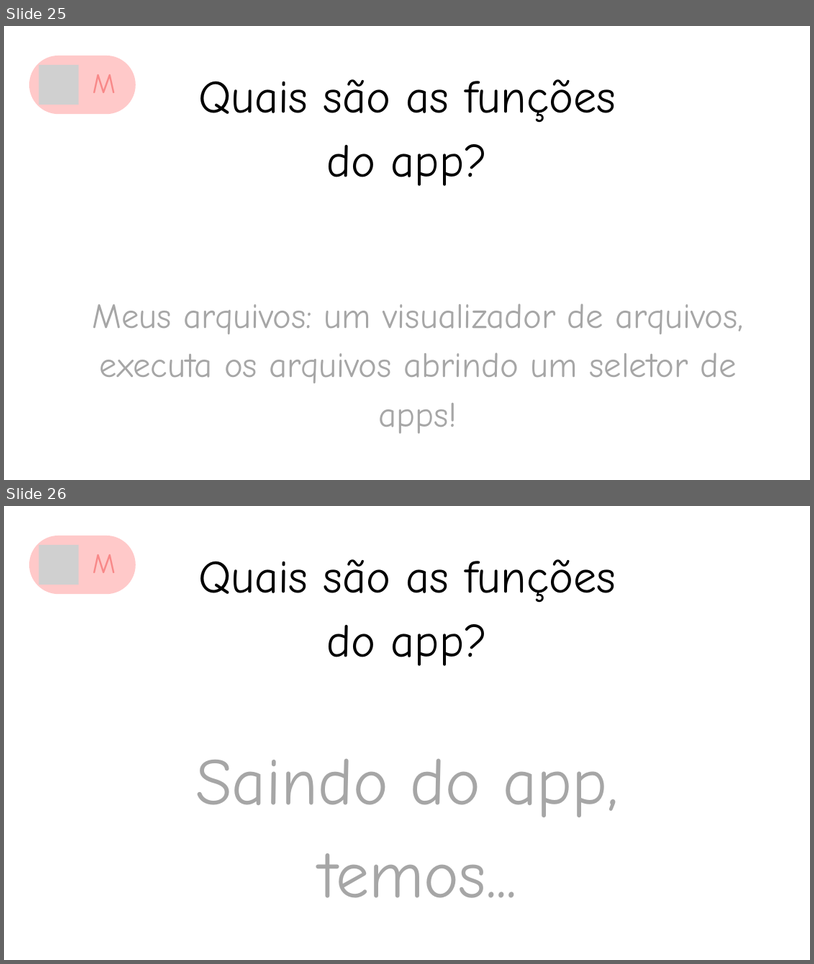
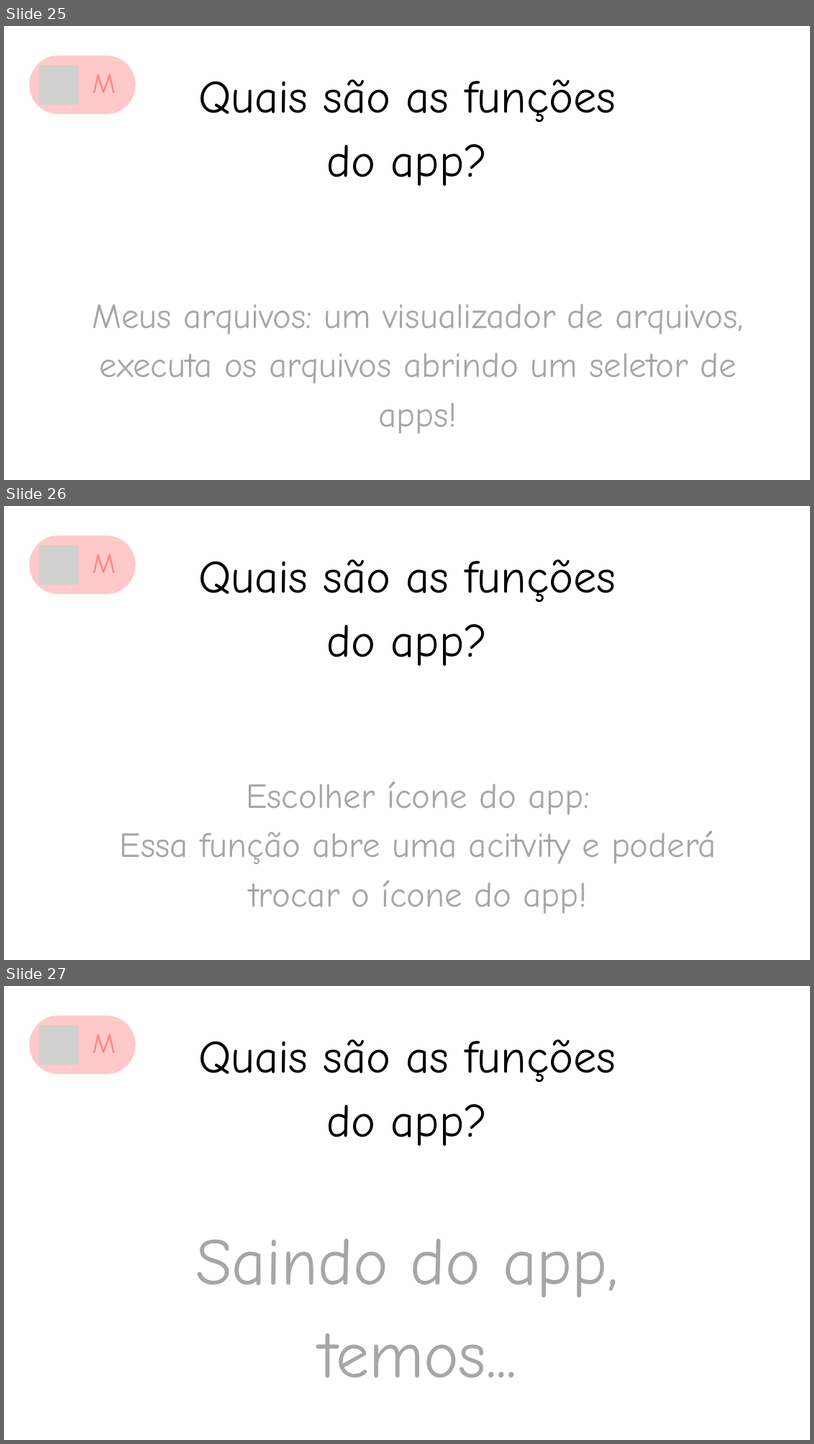
Before and after one commit to intellicore555-oss/mulher-amparada--, a slide deck: material2.pptx. Shown one above the other, each under a label of ours: slides 25 and 26 before the commit, slides 25, 26 and 27 after it. The pictures are 814x964 and 814x1444 pixels, drawn with LibreOffice and Linux fonts; fonts in the diff are those of the drawing; grey boxes stand for pictures. Boxes give left, top, right and bottom in pixels: in the first picture for what was removed or moved away, otherwise in the second. Text is boxed around its words. In the diff, an @@ line names an element or a change of style, - is before the commit and + after.

```diff
--- a/material2.pptx
+++ b/material2.pptx
@@ slide 26 added at (4, 506, 810, 960), background #FFFFFF @@
@@ freeform shape added at (29, 536, 136, 594), fill #FFC9C9 @@
@@ picture added at (39, 545, 79, 584) @@
@@ text added at (93, 554, 116, 573), 50 pt, text #F88888 @@
+M
@@ text added at (198, 559, 616, 666), 82.5 pt, text #000000 @@
+Quais são as funções do app?
@@ text added at (120, 781, 716, 914), 62.8 pt, text #A6A6A6 @@
+Escolher ícone do app:
+Essa função abre uma acitvity e poderá trocar o ícone do app!
@@ what was slide 26 is now slide 27 @@
```
Also in this commit, not shown: 4 other files.
